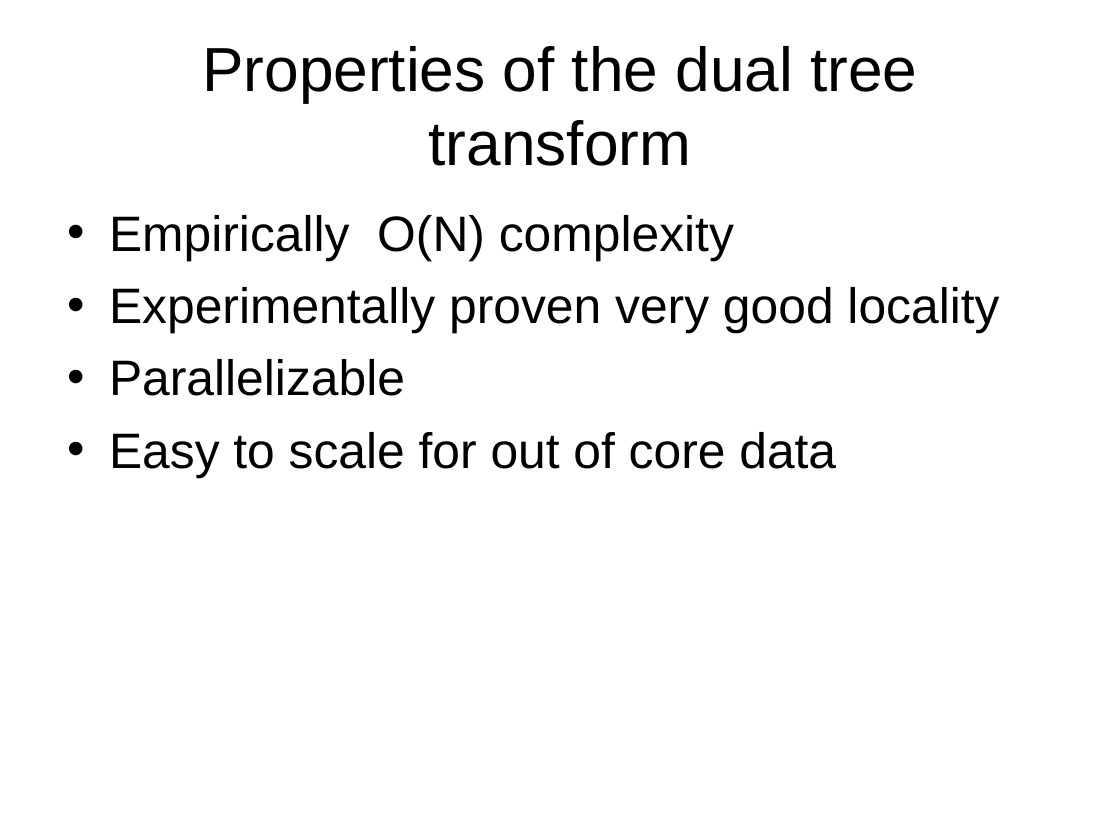
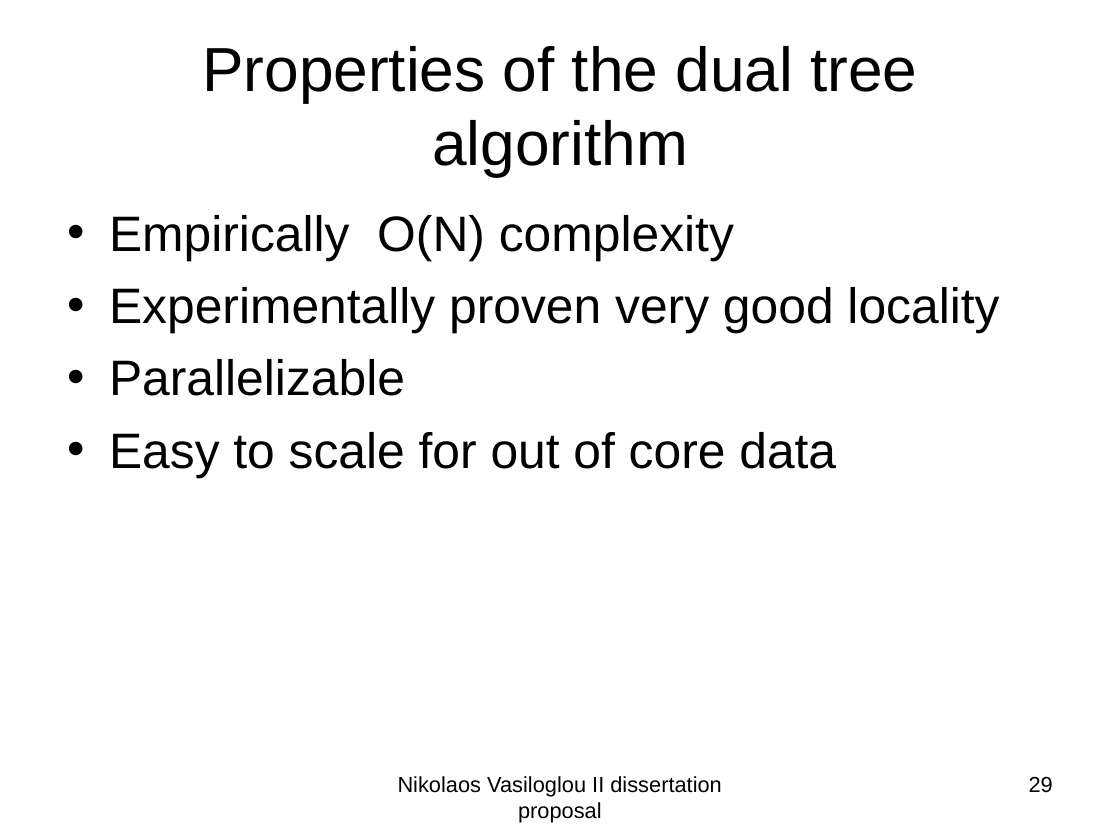
Before and after one commit to subailong/mlpack, a slide deck: slide 29 of fastlib/u/nvasil/docs/proposal/proposal.ppt (slide 26 before the commit). Drawn at 1120x840 pixels with LibreOffice and Linux fonts; fonts in the diff are those of the drawing. Boxes give left, top, right and bottom in pixels: in the first picture for what was removed or moved away, otherwise in the second. Text is boxed around its words. In the diff, an @@ line names an element or a change of style, - is before the commit and + after.

```diff
--- a/fastlib/u/nvasil/docs/proposal/proposal.ppt
+++ b/fastlib/u/nvasil/docs/proposal/proposal.ppt
@@ title at <box>202,46,917,176</box>: text changed @@
-Properties of the dual tree transform
+Properties of the dual tree algorithm
@@ text added at <box>398,776,721,823</box>, 14 pt, text #000000 @@
+Nikolaos Vasiloglou II dissertation proposal
@@ page number added at <box>1029,776,1053,793</box>, 14 pt, text #000000 @@
+29
```
Also in this commit, not shown: 30 other slides changed, 20 slides added, 5 slides removed.
